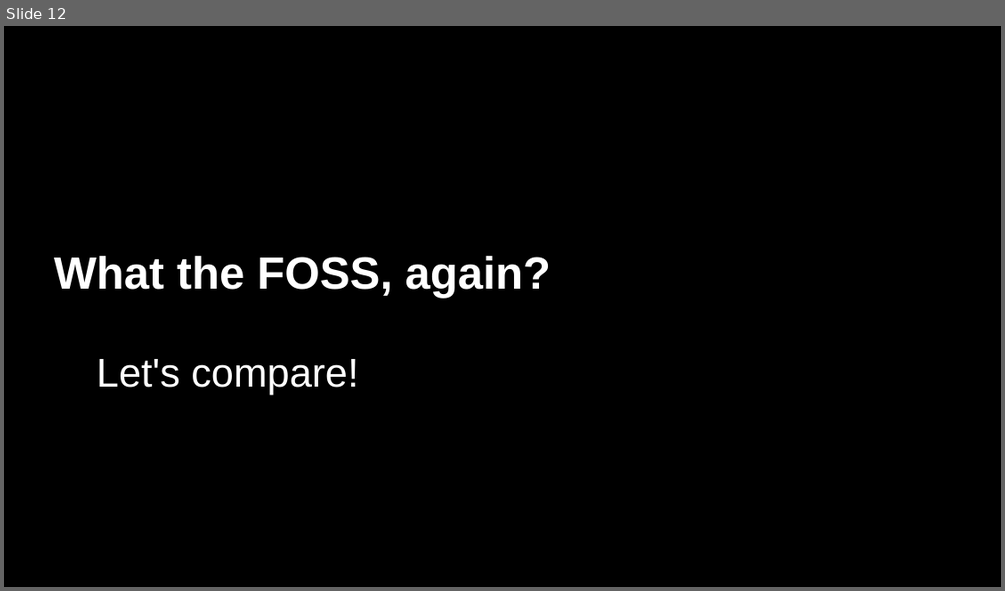
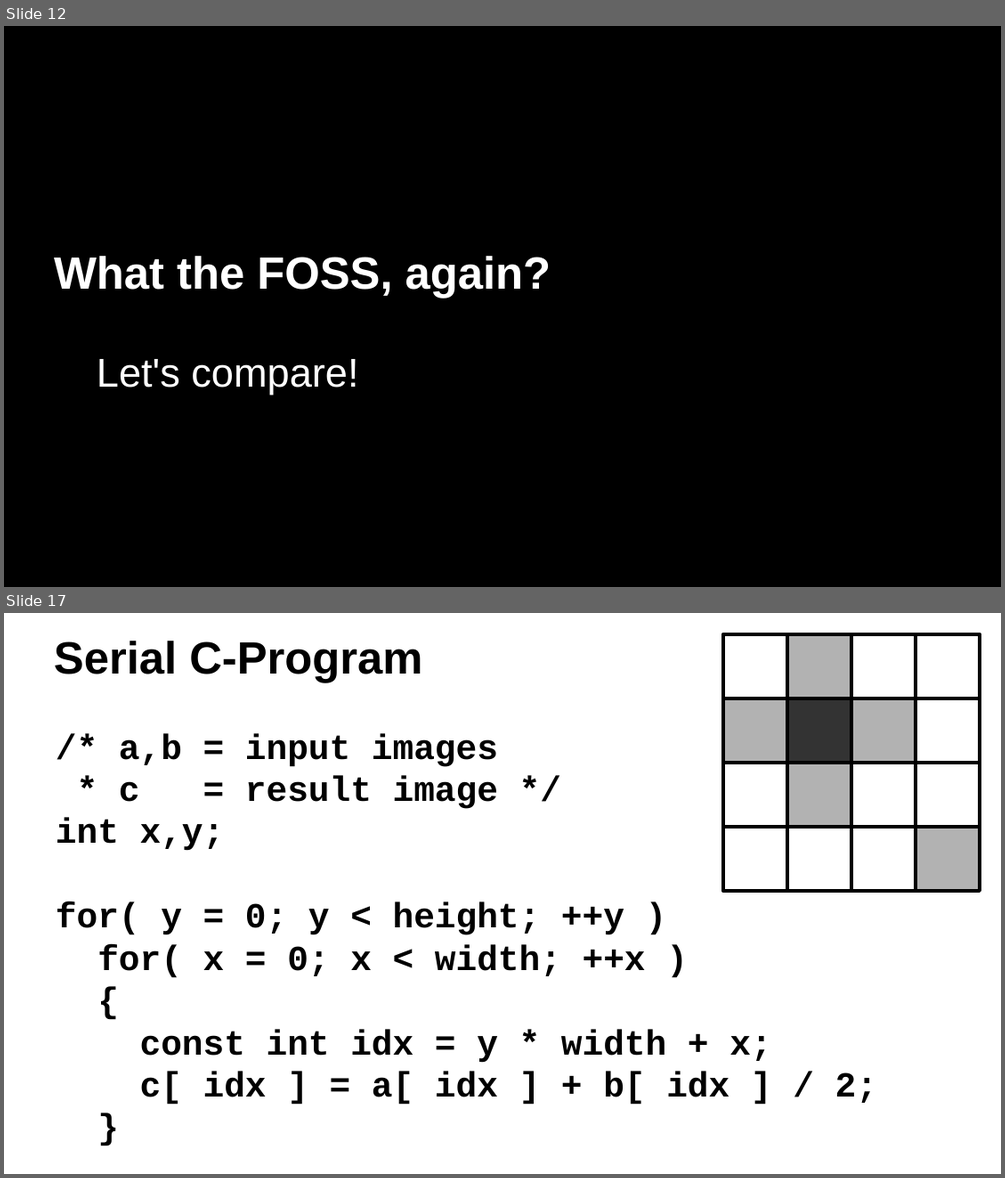
Before and after one commit to ax3l/datenspuren_2016, a slide deck: Slides.odp. Shown one above the other, each under a label of ours: slide 12 before the commit, slides 12 and 17 after it; the slides between them are not shown. The pictures are 1005x591 and 1005x1178 pixels, drawn with LibreOffice and Linux fonts; fonts in the diff are those of the drawing; background and template pictures are left out. Boxes give left, top, right and bottom in pixels: in the first picture for what was removed or moved away, otherwise in the second. Text is boxed around its words. In the diff, an @@ line names an element or a change of style, - is before the commit and + after.

```diff
--- a/Slides.odp
+++ b/Slides.odp
@@ slide 17 added at bbox=[4, 613, 1001, 1174], background #FFFFFF @@
@@ rectangle added at bbox=[723, 634, 787, 699], fill #FFFFFF, outline #000000 3 pt @@
@@ rectangle added at bbox=[787, 634, 851, 699], fill #B2B2B2, outline #000000 3 pt @@
@@ rectangle added at bbox=[851, 634, 915, 699], fill #FFFFFF, outline #000000 3 pt @@
@@ rectangle added at bbox=[915, 634, 980, 699], fill #FFFFFF, outline #000000 3 pt @@
@@ title added at bbox=[54, 641, 422, 683], 36 pt, text #000000, bold @@
+Serial C-Program
@@ rectangle added at bbox=[723, 698, 787, 763], fill #B2B2B2, outline #000000 3 pt @@
@@ rectangle added at bbox=[787, 698, 851, 763], fill #333333, outline #000000 3 pt @@
@@ rectangle added at bbox=[851, 698, 915, 763], fill #B2B2B2, outline #000000 3 pt @@
@@ rectangle added at bbox=[915, 698, 980, 763], fill #FFFFFF, outline #000000 3 pt @@
@@ text added at bbox=[56, 733, 877, 1104], 28 pt, text #000000, bold @@
+/* a,b = input images
+* c = result image */
+int x,y;
+for( y = 0; y < height; ++y )
+for( x = 0; x < width; ++x )
+{
+const int idx = y * width + x;
+c[ idx ] = a[ idx ] + b[ idx ] / 2;
+}
@@ rectangle added at bbox=[723, 763, 787, 827], fill #FFFFFF, outline #000000 3 pt @@
@@ rectangle added at bbox=[787, 763, 851, 827], fill #B2B2B2, outline #000000 3 pt @@
@@ rectangle added at bbox=[851, 763, 915, 827], fill #FFFFFF, outline #000000 3 pt @@
@@ rectangle added at bbox=[915, 763, 980, 827], fill #FFFFFF, outline #000000 3 pt @@
@@ rectangle added at bbox=[723, 827, 787, 891], fill #FFFFFF, outline #000000 3 pt @@
@@ rectangle added at bbox=[787, 827, 851, 891], fill #FFFFFF, outline #000000 3 pt @@
@@ rectangle added at bbox=[851, 827, 915, 891], fill #FFFFFF, outline #000000 3 pt @@
@@ rectangle added at bbox=[915, 827, 980, 891], fill #B2B2B2, outline #000000 3 pt @@
```
Also in this commit, not shown: 1 slide changed, 13 other slides added.
